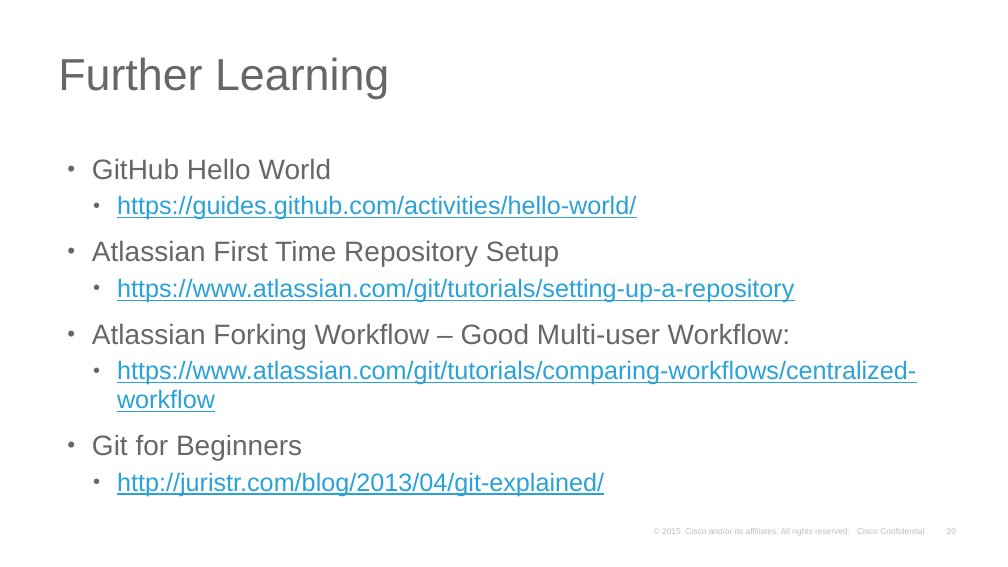
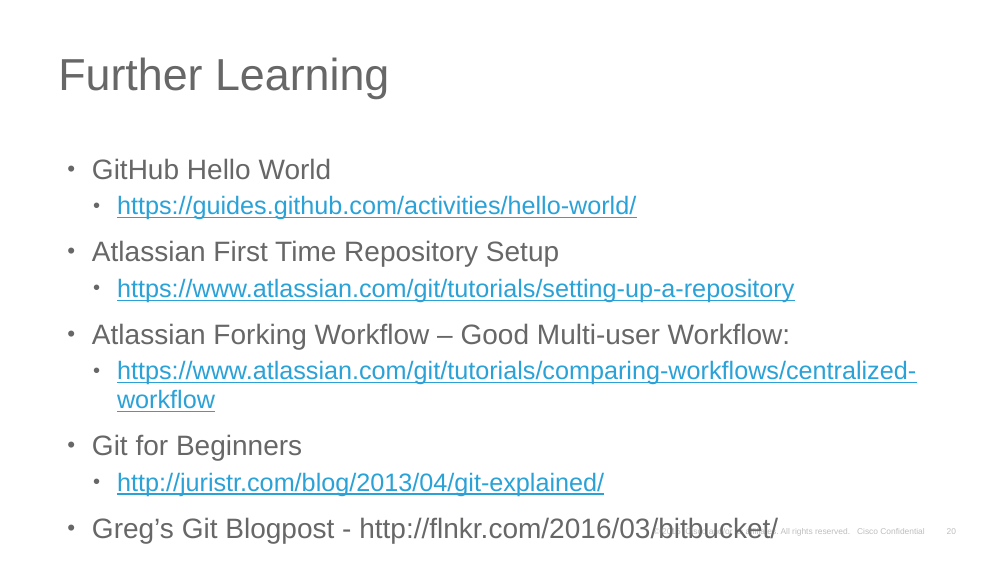
Before and after one commit to rgstephens/apiclab, a slide deck: slide 20 of github.pptx. Drawn at 1008x567 pixels with LibreOffice and Linux fonts; fonts in the diff are those of the drawing; background and template pictures are left out. Boxes give left, top, right and bottom in pixels: in the first picture for what was removed or moved away, otherwise in the second. Text is boxed around its words. In the diff, an @@ line names an element or a change of style, - is before the commit and + after.

```diff
--- a/github.pptx
+++ b/github.pptx
@@ text at [92, 517, 778, 543]: paragraph added @@
+• Greg’s Git Blogpost - http://flnkr.com/2016/03/bitbucket/
```
Also in this commit, not shown: 3 other slides changed.
